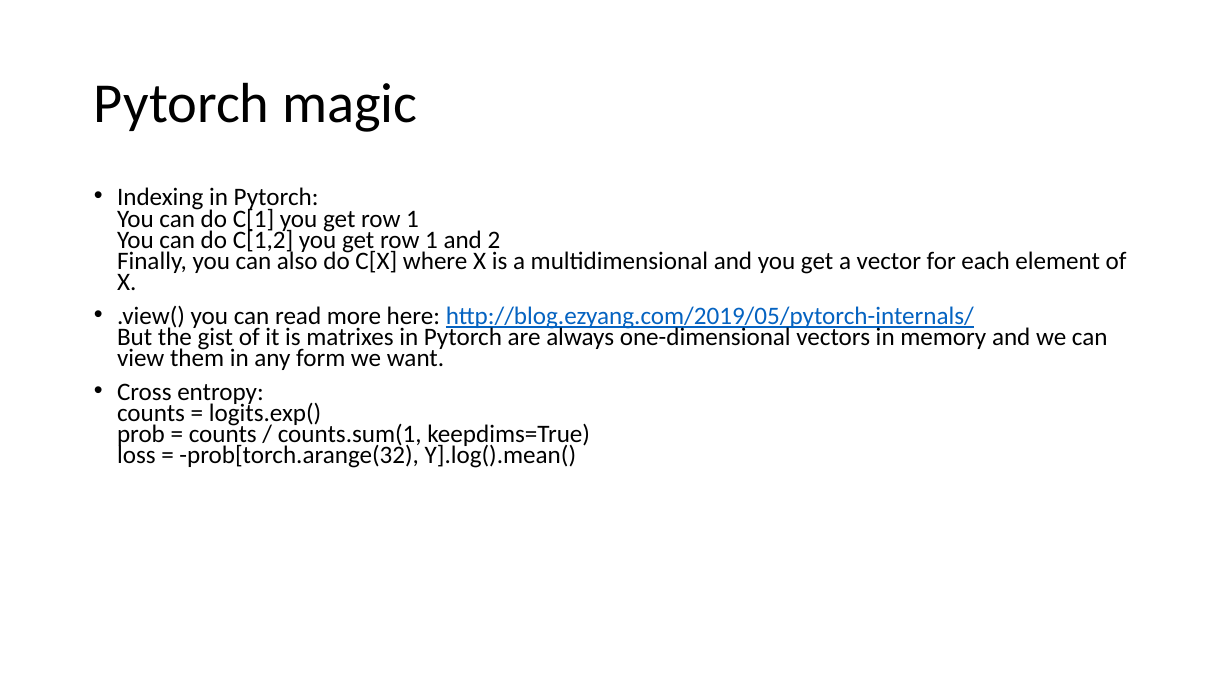
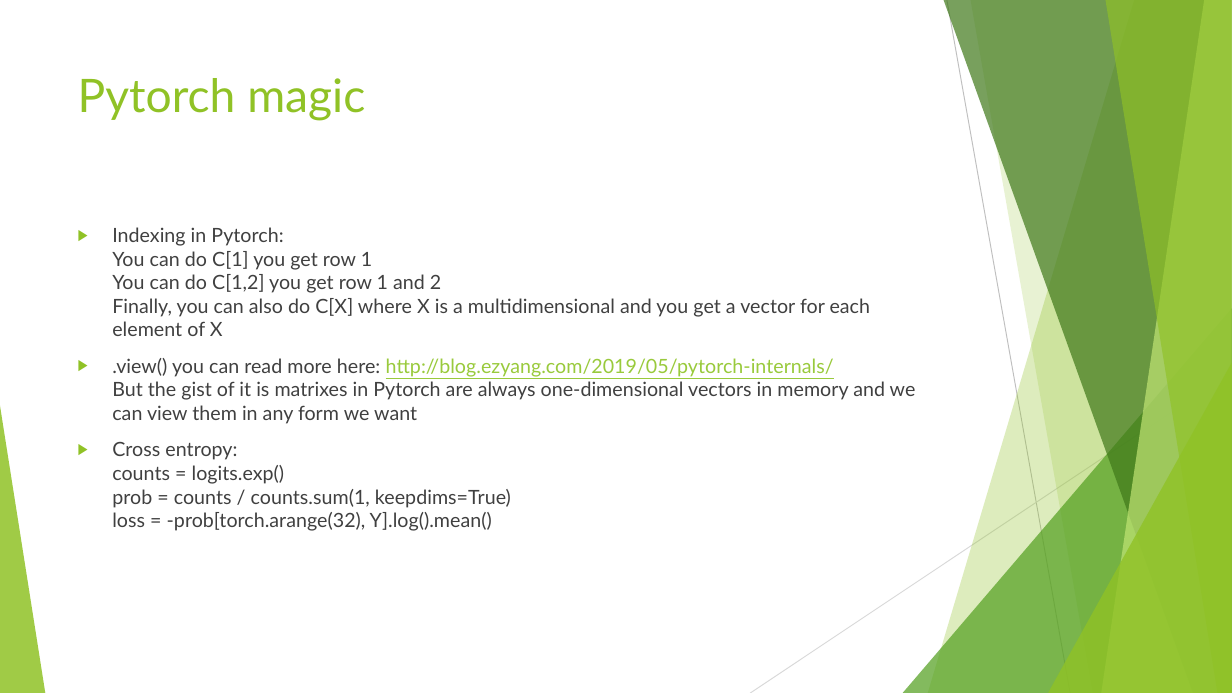
Before and after one commit to bodzio50318/genAiWorkshop, a slide deck: slide 18 of AiDem.pptm. Drawn at 1232x693 pixels with LibreOffice and Linux fonts; fonts in the diff are those of the drawing. Boxes give left, top, right and bottom in pixels: in the first picture for what was removed or moved away, otherwise in the second. Text is boxed around its words. In the diff, an @@ line names an element or a change of style, - is before the commit and + after.

```diff
--- a/AiDem.pptm
+++ b/AiDem.pptm
@@ title "Pytorch magic": place and size @@
-title "Pytorch magic" at <box>94,82,417,132</box>
+title "Pytorch magic" at <box>78,78,365,121</box>
@@ title "Pytorch magic" at <box>78,78,365,121</box>: size 44 to 36 pt, font Calibri to Lato, text colour #000000 to #90C226; line spacing 0.9 to 1; vertical alignment middle to top @@
@@ text "Indexing in Pytorch: You can ...": place and size @@
-text "Indexing in Pytorch: You can ..." at <box>117,187,1127,468</box>
+text "Indexing in Pytorch: You can ..." at <box>112,227,916,531</box>
@@ text at <box>112,227,916,424</box>: text changed; size 19.6 to 15.3 pt; font Calibri to Lato; text colour #000000 to #404040 @@
-• Indexing in Pytorch:
-  You can do C[1] you get row 1
-  You can do C[1,2] you get row 1 and 2
-  Finally, you can also do C[X] where X is a multidimensional and you get a vector for each element of X.
-• .view() you can read more here: http://blog.ezyang.com/2019/05/pytorch-internals/
-  But the gist of it is matrixes in Pytorch are always one-dimensional vectors in memory and we can view them in any form we want.
+▶ Indexing in Pytorch:
+  You can do C[1] you get row 1
+  You can do C[1,2] you get row 1 and 2
+  Finally, you can also do C[X] where X is a multidimensional and you get a vector for each element of X
+▶ .view() you can read more here: http://blog.ezyang.com/2019/05/pytorch-internals/
+  But the gist of it is matrixes in Pytorch are always one-dimensional vectors in memory and we can view them in any form we want
@@ group added at <box>0,0,1232,693</box>: 5 freeform shapes, 3 triangles, 2 lines @@
@@ text at <box>112,442,511,531</box>: size 19.6 to 15.3 pt, font Calibri to Lato, text colour #000000 to #404040 in "Cross entropy: counts = logits.exp() prob = ..."; bullet • to ▶; line spacing 0.7 to 1 @@
```
Also in this commit, not shown: 21 other slides changed, 1 slide added, 3 other files.
